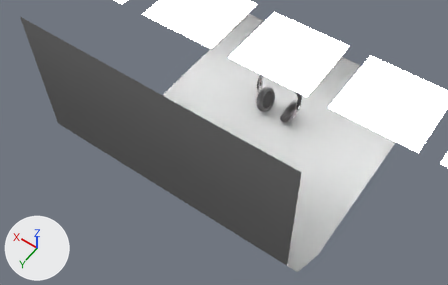
What one commit did to the Blender file sketch/headphones.blend.
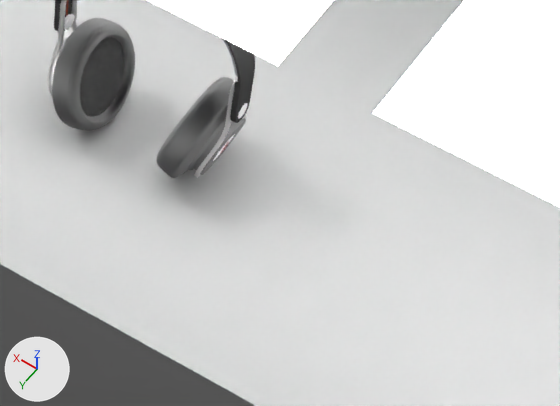
Each version is shown whole from a camera (50 mm lens) standing at (-5.09, 9.57, 12.66) and looking at (-0.04, 2.5, 1.55), then close up on the part from 55% to 82% of the width and 29% to 61% of the height. Lighting does not change. The marker at lower left points along +X, +Y and +Z.

The first close-up shows 'HeadPart', 'HeadPhones.000', 'HeadPhones.001', 'Plane', 'Plane.001', 'Rot and Length', 'Rot and Length.001'.
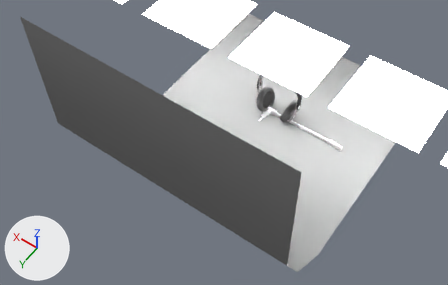
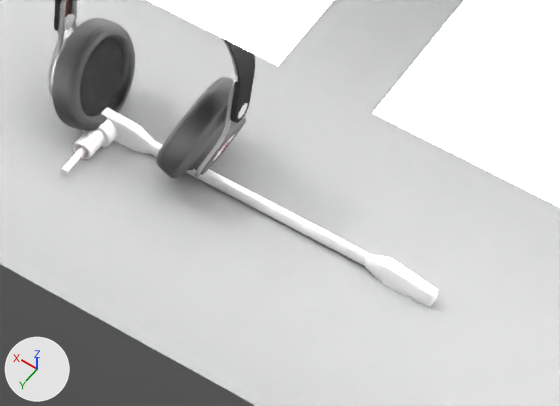
Commit message: / ‘sketch/headphones.blend’

Edits to the bpy script that builds the scene:
```text
Add me_plane:
    me_plane.from_pydata(...)  # 624 vertices, 584 faces; spans x -43.3..6.5, y -2.1..2.1, z -8.1..2.5
    me_plane.polygons.foreach_set('use_smooth', [True] * 584)
Add ob_plane_002:
    ob_plane_002 = bpy.data.objects.new('Plane.002', me_plane)
    ob_plane_002.location = (0.267, 0.059, 0.141)
    ob_plane_002.rotation_euler = (1.571, 0.0, 0.0)  # degrees (90, 0, 0)
    ob_plane_002.scale = (0.051, 0.051, 0.051)
    _m = ob_plane_002.modifiers.new('Subsurf', 'SUBSURF')
    _m.levels = 2
```

Boxes [x1, y1, x2, y2] around the edits, measured in the close-ups (560 x 406 px):
'Plane.002', added
    after: [61, 107, 438, 307]
